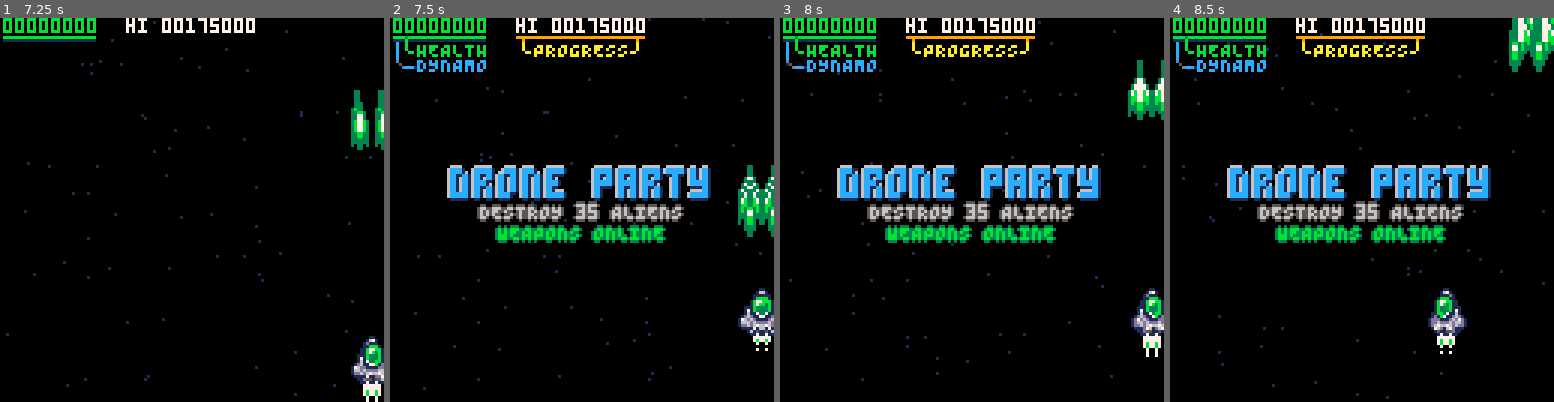
Above: before the commit, frames 1-4 (left to right).
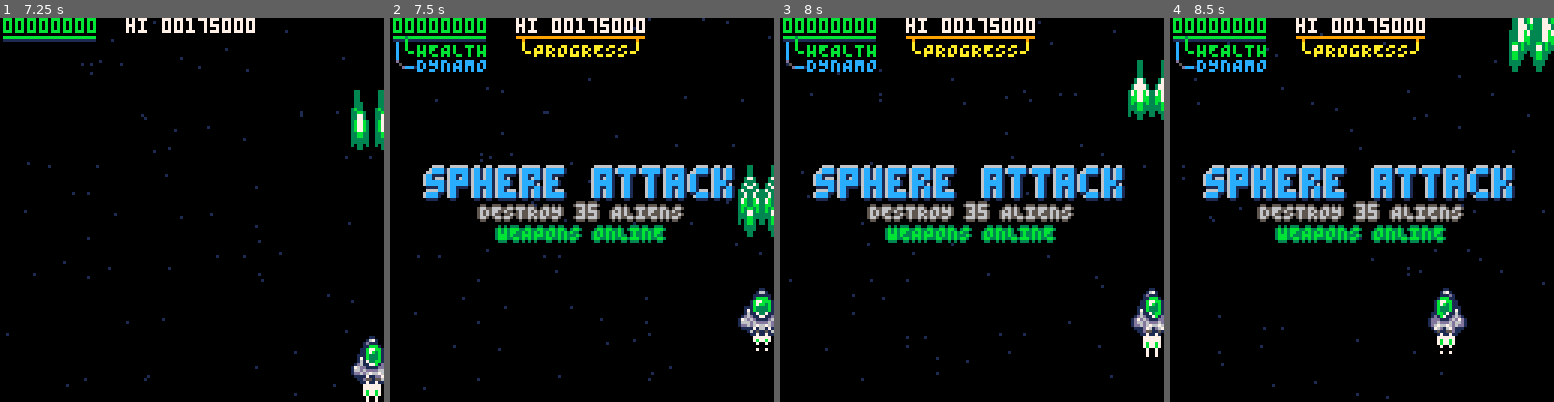
Above: after the commit, the same moments.

Repository: wimpysworld/antsy-alien-attack-pico
Game: PICO-8 cartridge main.p8
Same seed, same stepped clock (60 frames per second), same inputs: the game is played once before the commit and once after it.
Inputs:
- Up to frame 1 (7.25 s): tap X (X key) at 0.33, 1.07, 1.85, 2.97, 4.08, 5.2, 6.32 s; tap O (Z key) at 0.7, 1.7, 2.1, 2.5, 2.9, 3.3, 3.7, 4.1, 4.5, 4.9, 5.3, 5.7, 6.1, 6.5, 6.9 s; hold Right 1.6-2.1 s; hold Up 2.15-2.42 s; hold Right 2.47-3.03 s; hold Left 3.08-3.58 s; hold Down 3.63-3.97 s; hold Right 4.02-4.68 s; hold Up 4.73-5.03 s; hold Left 5.08-5.68 s; hold Down 5.73-6.03 s; hold Right 6.08-6.58 s; hold Right 6.63-7.13 s; hold Up from 7.18 s (still down)
- Up to frame 2 (7.5 s): tap O (Z key) at 7.3 s; tap X (X key) at 7.43 s; release Up at 7.45 s
- Up to frame 3 (8 s): hold Right from 7.5 s (still down); tap O (Z key) at 7.7 s
- Up to frame 4 (8.5 s): release Right at 8.07 s; tap O (Z key) at 8.1 s; hold Left from 8.12 s (still down)

Frame 1 is identical in both runs. In frame 2, 3.3% of the frame differs, in the area x 8-90%, y 38-48%; in frame 3, 3.2%; in frame 4, 3.3%.

Commit message:
fix: do not disable player control prematurely when a zone is cleared

Diff:
--- a/main.p8
+++ b/main.p8
@@ -746,17 +746,17 @@
  missions={
   "players_off,jump",
   //test
-  //"level_in,fly_in,players_on,drop,pass_some,wait,pass_none,wait,players_off,level_out,jump,fly_out",
+  "level_in,fly_in,players_on,drop,spheres,wait,pass_none,wait,level_out,players_off,jump,fly_out",
   //1
-  "level_in,fly_in,players_on,drop,drone,wait,bronze,wait,silver,wait,asteroid_belt,wait,sapphire,wait,emerald,wait,players_off,level_out,jump,fly_out",
+  "level_in,fly_in,players_on,drop,drone,wait,bronze,wait,silver,wait,asteroid_belt,wait,sapphire,wait,emerald,wait,level_out,players_off,jump,fly_out",
   //2
-  "level_in,fly_in,players_on,drop,bronze,wait,silver,wait,pass_some,wait,silver,wait,spheres,wait,metal,wait,jump,weapons_off,asteroid_belt,wait,drop,weapons_on,players_off,level_out,jump,fly_out",
+  "level_in,fly_in,players_on,drop,bronze,wait,silver,wait,pass_some,wait,silver,wait,spheres,wait,metal,wait,jump,weapons_off,asteroid_belt,wait,drop,weapons_on,level_out,players_off,jump,fly_out",
   //3
-  "level_in,fly_in,players_on,drop,sapphire,wait,emerald,wait,jump,weapons_off,spheres,wait,drop,weapons_on,gem,wait,asteroid_belt,wait,players_off,level_out,jump,fly_out",
+  "level_in,fly_in,players_on,drop,sapphire,wait,emerald,wait,jump,weapons_off,spheres,wait,drop,weapons_on,gem,wait,asteroid_belt,wait,level_out,players_off,jump,fly_out",
   //4
-  "level_in,fly_in,players_on,drop,bronze,wait,silver,wait,sapphire,wait,emerald,wait,pass_none,wait,metal,wait,gem,wait,jump,weapons_off,asteroid_belt,wait,players_off,level_out,jump,fly_out",
+  "level_in,fly_in,players_on,drop,bronze,wait,silver,wait,sapphire,wait,emerald,wait,pass_none,wait,metal,wait,gem,wait,jump,weapons_off,asteroid_belt,wait,level_out,players_off,jump,fly_out",
   //5
-  "level_in,fly_in,players_on,drop,armada,wait,pass_some,wait,armada,wait,asteroid_belt,wait,pass_none,wait,armada,wait,players_off,level_out,jump,fly_out",
+  "level_in,fly_in,players_on,drop,armada,wait,pass_some,wait,armada,wait,asteroid_belt,wait,pass_none,wait,armada,wait,level_out,players_off,jump,fly_out",
   "drop",
  }
 end
